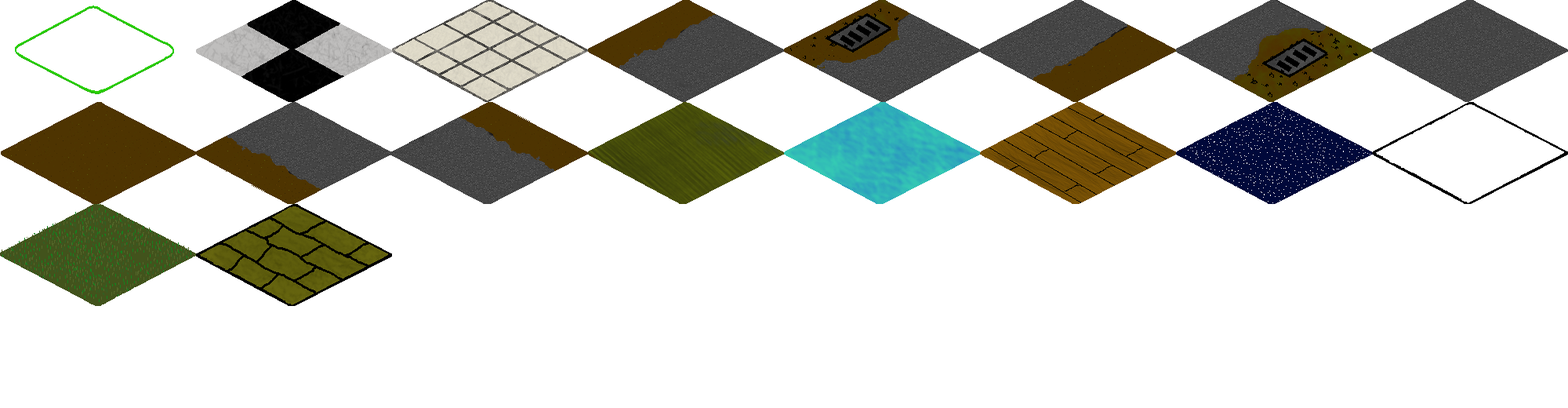
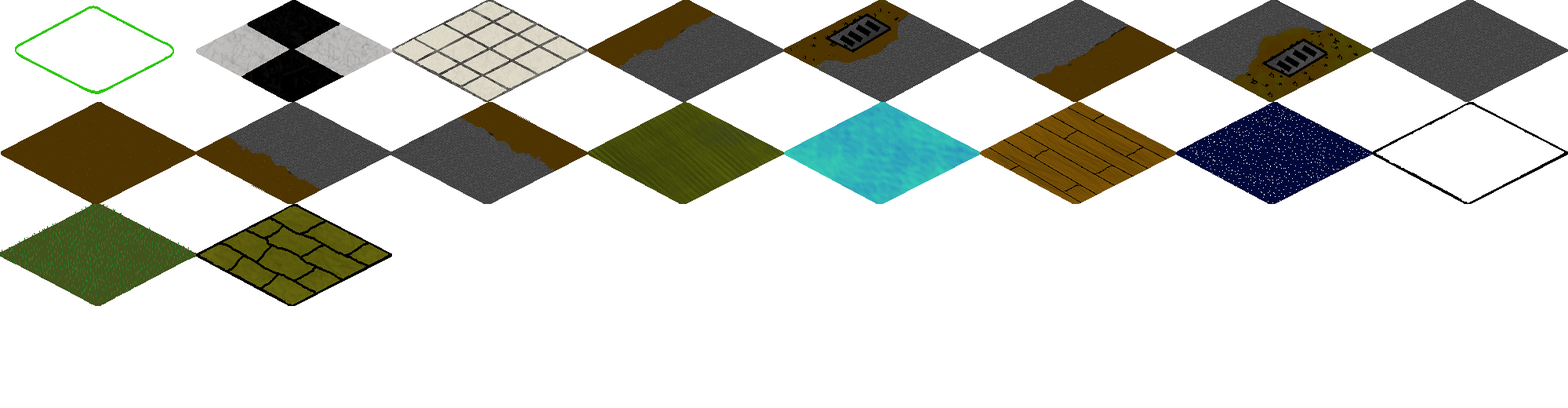
Comparing the layer stacks of the two 1568×408 images. Changes:
painted on "tiles250x129.png" over [left=0, top=203, right=196, bottom=265]
